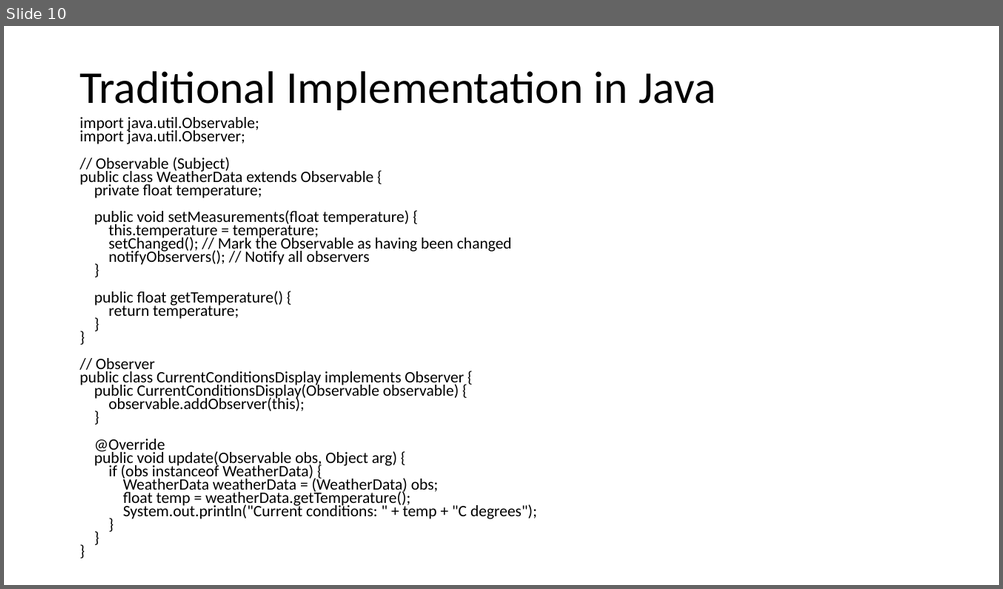
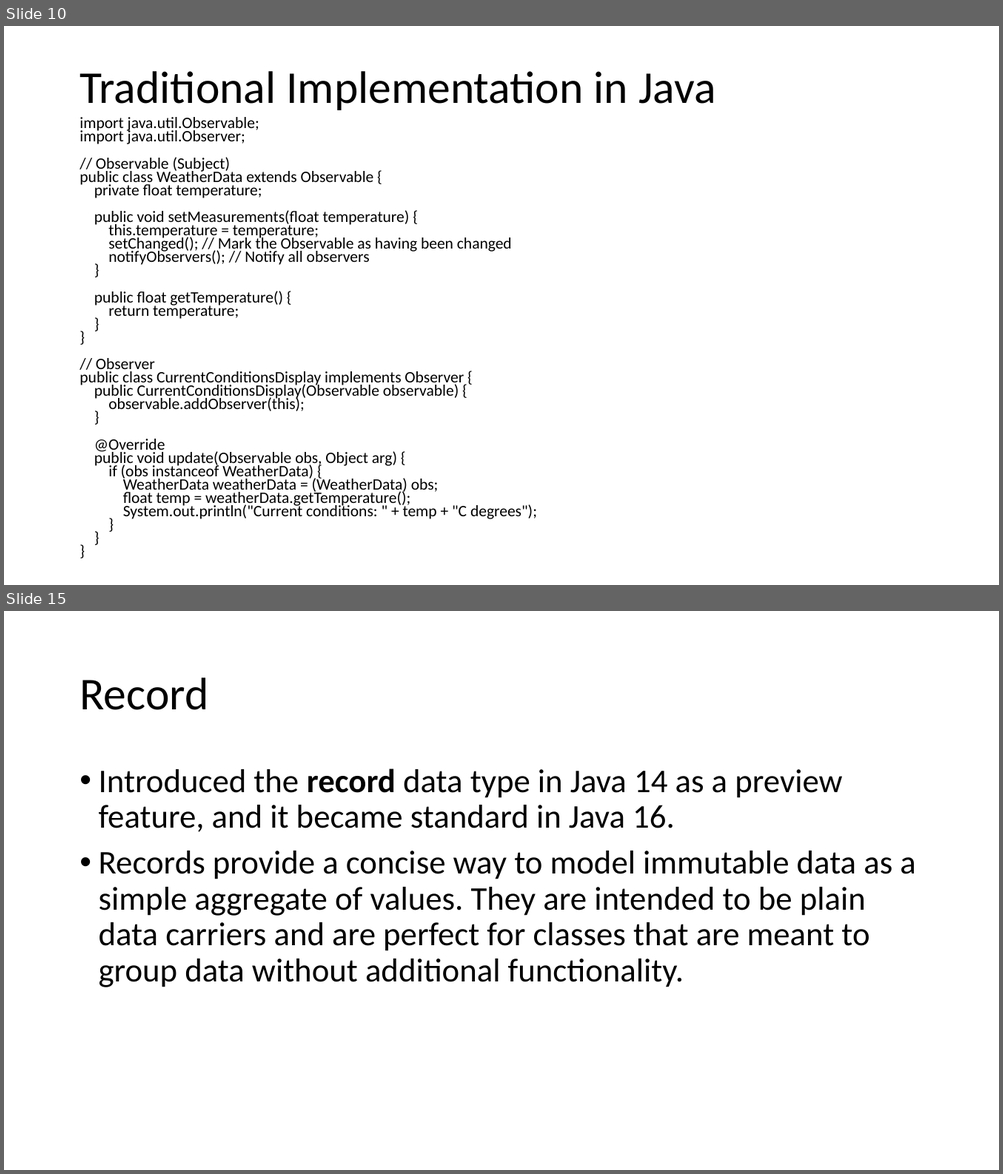
Before and after one commit to ChenTheInstructor/CSE248, a slide deck: Observer Design Pattern.pptx. Shown one above the other, each under a label of ours: slide 10 before the commit, slides 10 and 15 after it; the slides between them are not shown. The pictures are 1003x589 and 1003x1174 pixels, drawn with LibreOffice and Linux fonts; fonts in the diff are those of the drawing. Boxes give left, top, right and bottom in pixels: in the first picture for what was removed or moved away, otherwise in the second. Text is boxed around its words. In the diff, an @@ line names an element or a change of style, - is before the commit and + after.

```diff
--- a/Observer Design Pattern.pptx
+++ b/Observer Design Pattern.pptx
@@ slide 15 added at [4, 611, 999, 1170], background #FFFFFF @@
@@ title added at [79, 678, 208, 710], 44 pt, text #000000 @@
+Record
@@ text added at [99, 769, 915, 988], 32 pt, text #000000 @@
+• Introduced the record data type in Java 14 as a preview feature, and it became standard in Java 16.
+• Records provide a concise way to model immutable data as a simple aggregate of values. They are intended to be plain data carriers and are perfect for classes that are meant to group data without additional functionality.
```
Also in this commit, not shown: 1 slide changed, 22 other slides added, 4 other files.
